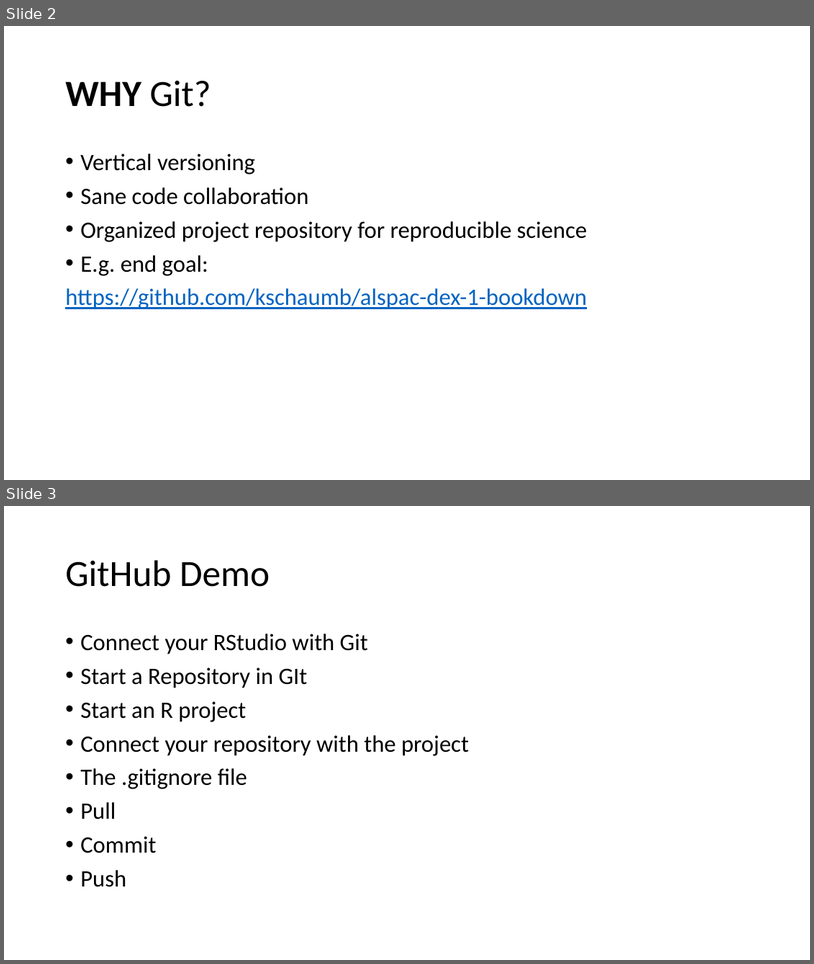
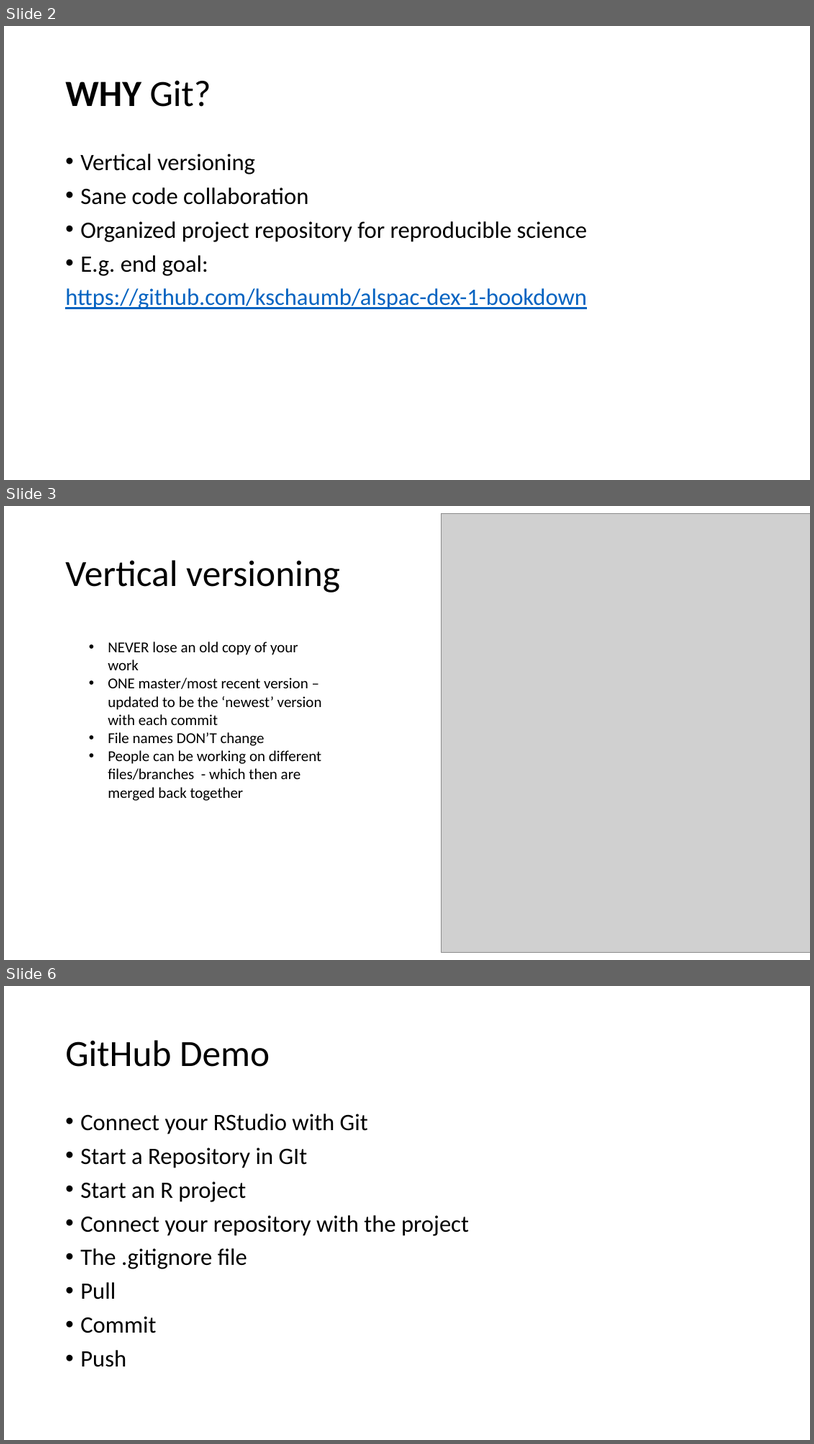
Before and after one commit to PHS650/lecture-materials, a slide deck: 2.1 - Git it Together.pptx. Shown one above the other, each under a label of ours: slides 2 and 3 before the commit, slides 2, 3 and 6 after it; the slides between them are not shown. The pictures are 814x964 and 814x1444 pixels, drawn with LibreOffice and Linux fonts; fonts in the diff are those of the drawing; grey boxes stand for pictures. Boxes give left, top, right and bottom in pixels: in the first picture for what was removed or moved away, otherwise in the second. Text is boxed around its words. In the diff, an @@ line names an element or a change of style, - is before the commit and + after.

```diff
--- a/2.1 - Git it Together.pptx
+++ b/2.1 - Git it Together.pptx
@@ slide 3 added at (4,506,810,960), background #FFFFFF @@
@@ picture added at (441,514,810,952) @@
@@ title added at (65,560,340,592), 44 pt, text #000000 @@
+Vertical versioning
@@ text added at (108,641,322,800), 18 pt, text #000000 @@
+• NEVER lose an old copy of your work
+• ONE master/most recent version – updated to be the ‘newest’ version with each commit
+• File names DON’T change
+• People can be working on different files/branches - which then are merged back together
@@ what was slide 3 is now slide 6 @@
```
Also in this commit, not shown: 2 other slides added, 21 other files.
